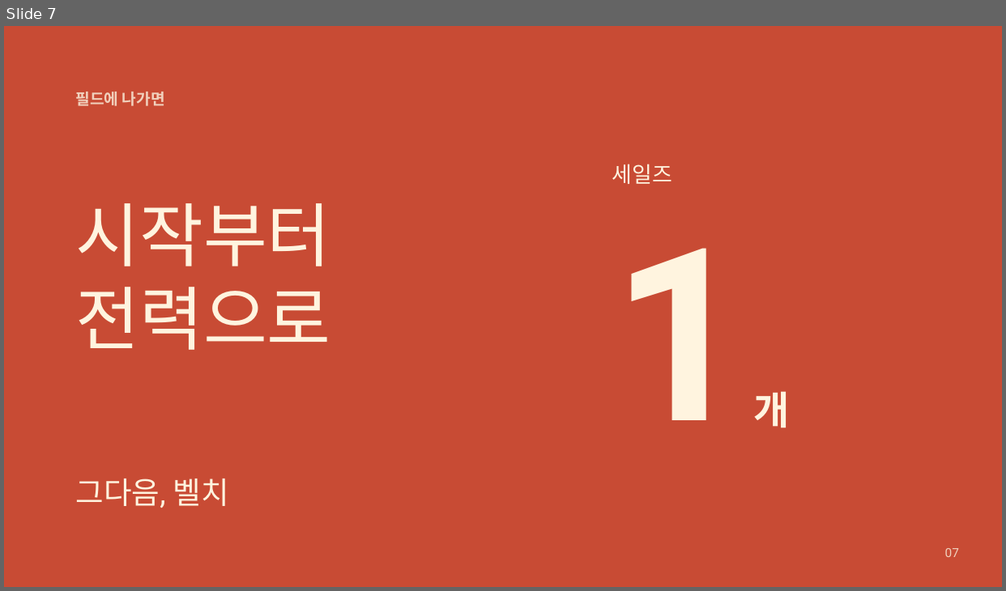
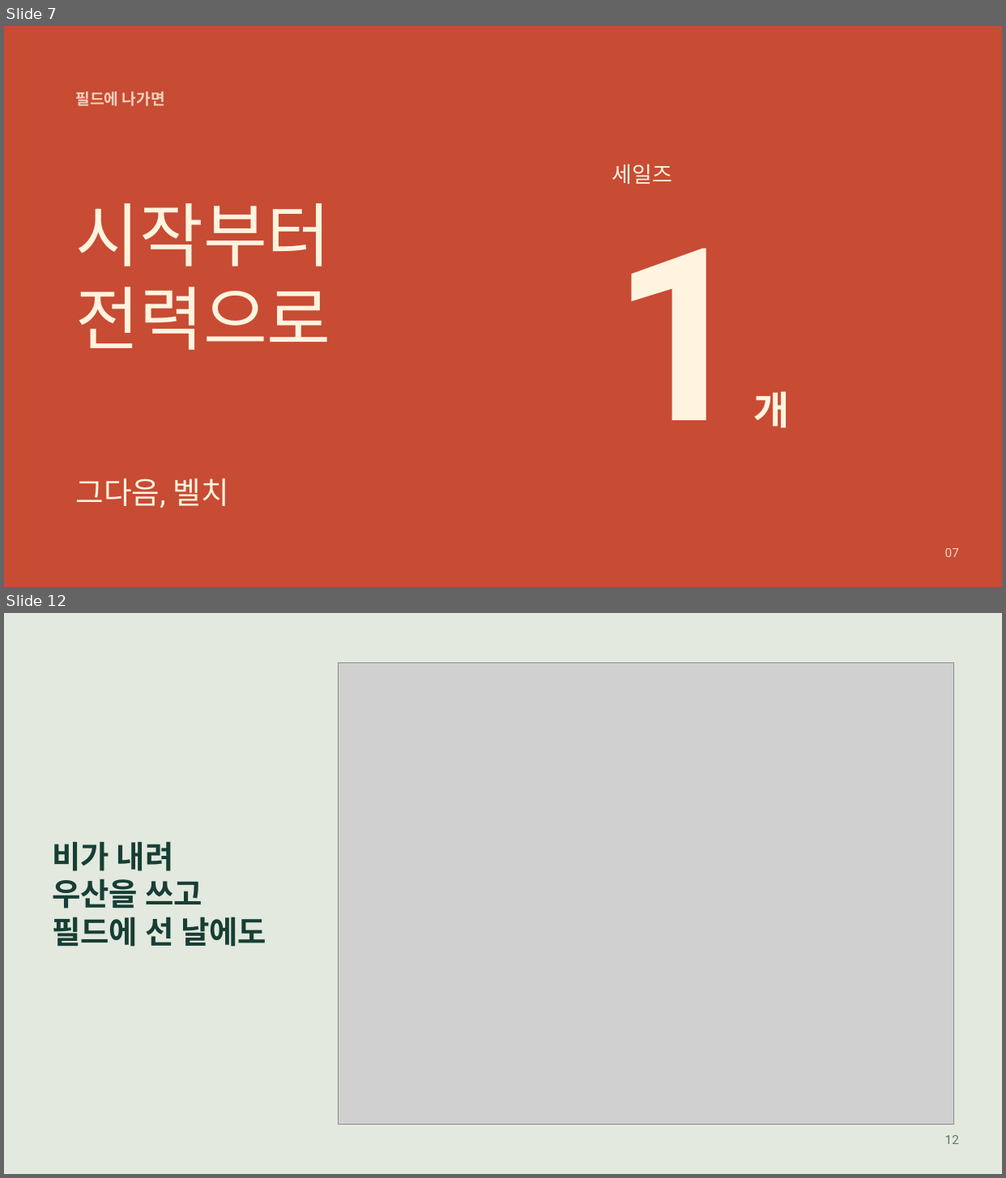
Before and after one commit to jaeyoung5178-bot/Presence, a slide deck: education/mentality/nozero400/NoZero-400Days.pptx. Shown one above the other, each under a label of ours: slide 7 before the commit, slides 7 and 12 after it; the slides between them are not shown. The pictures are 1006x591 and 1006x1178 pixels, drawn with LibreOffice and Linux fonts; fonts in the diff are those of the drawing; grey boxes stand for pictures. Boxes give left, top, right and bottom in pixels: in the first picture for what was removed or moved away, otherwise in the second. Text is boxed around its words. In the diff, an @@ line names an element or a change of style, - is before the commit and + after.

```diff
--- a/education/mentality/nozero400/NoZero-400Days.pptx
+++ b/education/mentality/nozero400/NoZero-400Days.pptx
@@ slide 12 added at [4,613,1002,1174], background #E3E9DF @@
@@ picture added at [339,663,955,1125] @@
@@ text added at [52,841,266,947], 29.9 pt, text #173E35, bold @@
+비가 내려
+우산을 쓰고
+필드에 선 날에도
@@ text added at [945,1135,959,1144], 12 pt, text #607969 @@
+12
```
Also in this commit, not shown: 9 slides changed, 4 other slides added, 2 slides removed, 10 other files.
